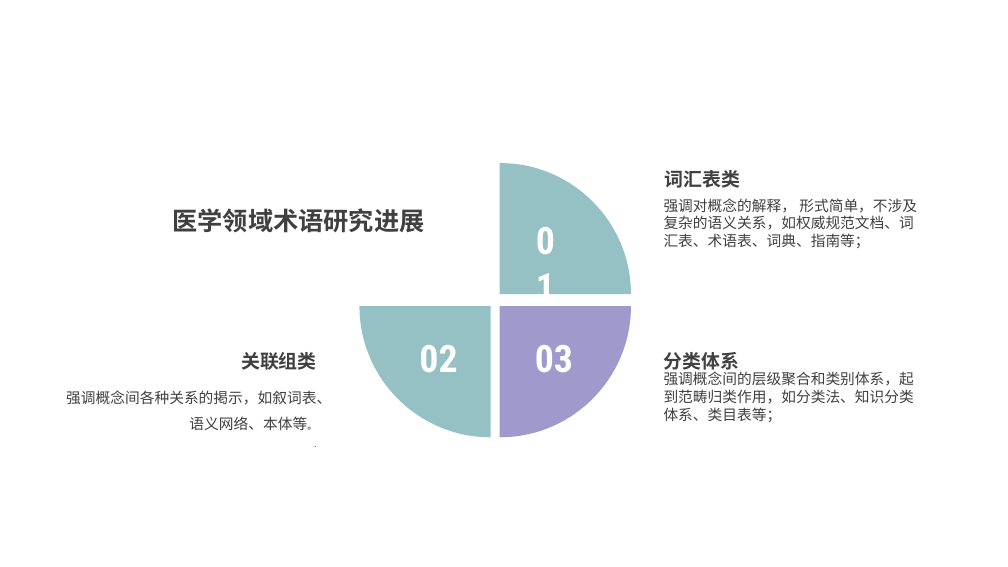
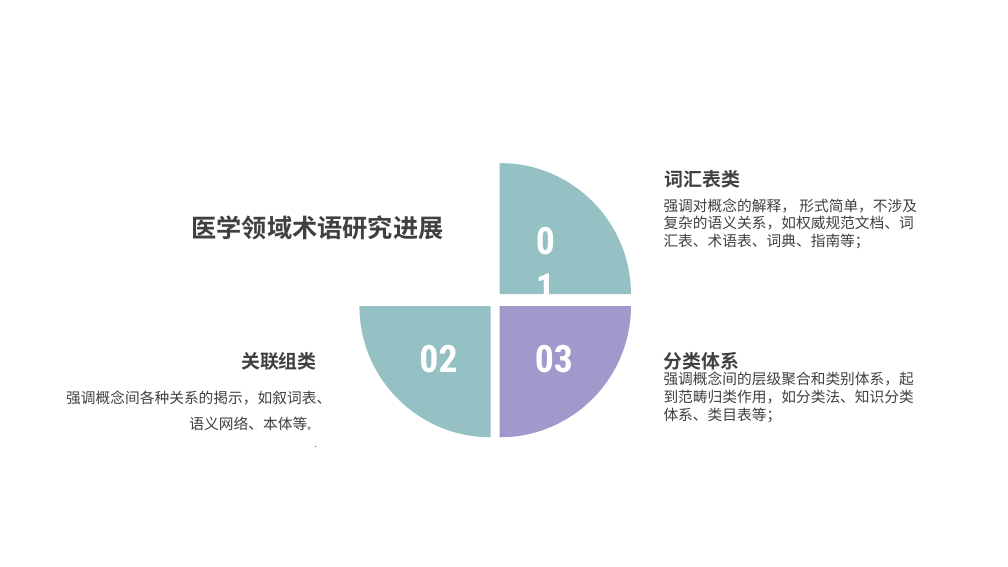
Before and after one commit to peijiawen98/TLK_1107, a slide deck: slide 12 of 电子词典需求分析.pptx. Drawn at 1008x567 pixels with LibreOffice and Linux fonts; fonts in the diff are those of the drawing. Boxes give left, top, right and bottom in pixels: in the first picture for what was removed or moved away, otherwise in the second. Text is boxed around its words. In the diff, an @@ line names an element or a change of style, - is before the commit and + after.

```diff
--- a/电子词典需求分析.pptx
+++ b/电子词典需求分析.pptx
@@ text "医学领域术语研究进展": place and size @@
-text "医学领域术语研究进展" at (173,208,425,233)
+text "医学领域术语研究进展" at (191,215,443,240)
```
Also in this commit, not shown: 3 other slides changed.
